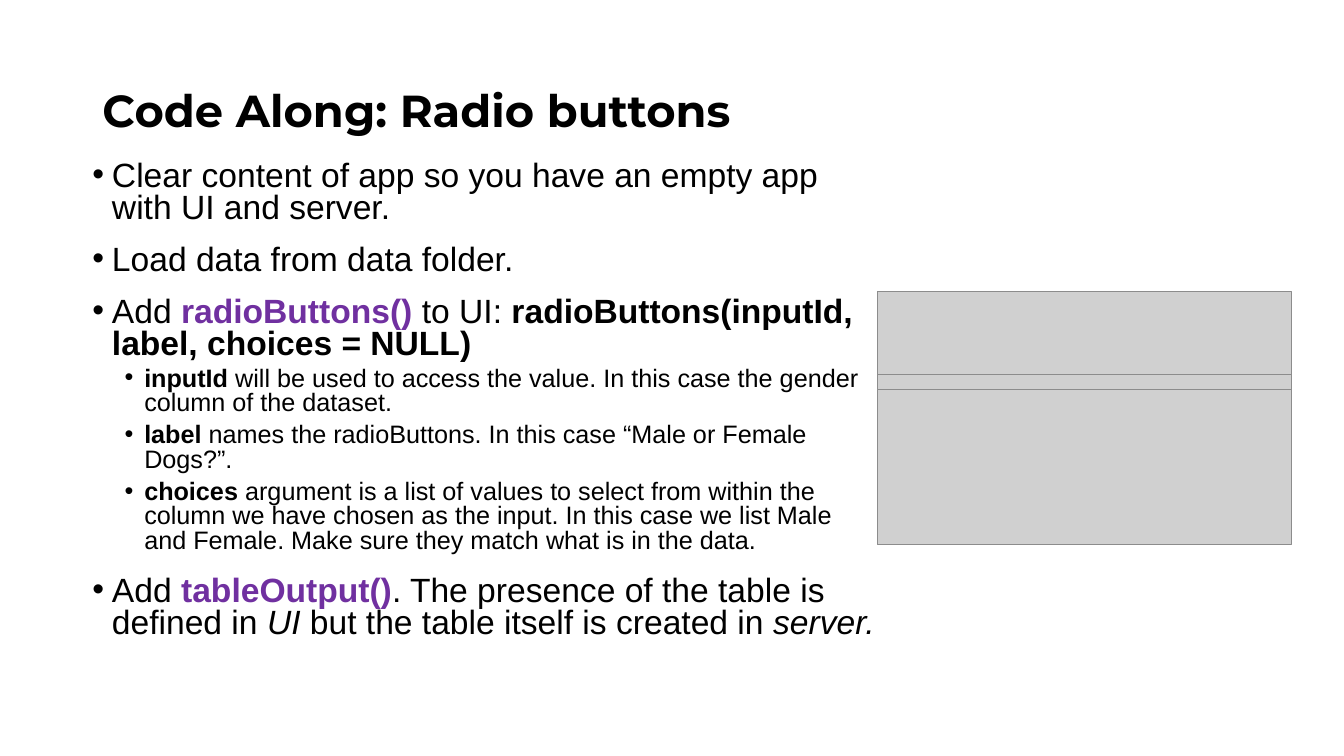
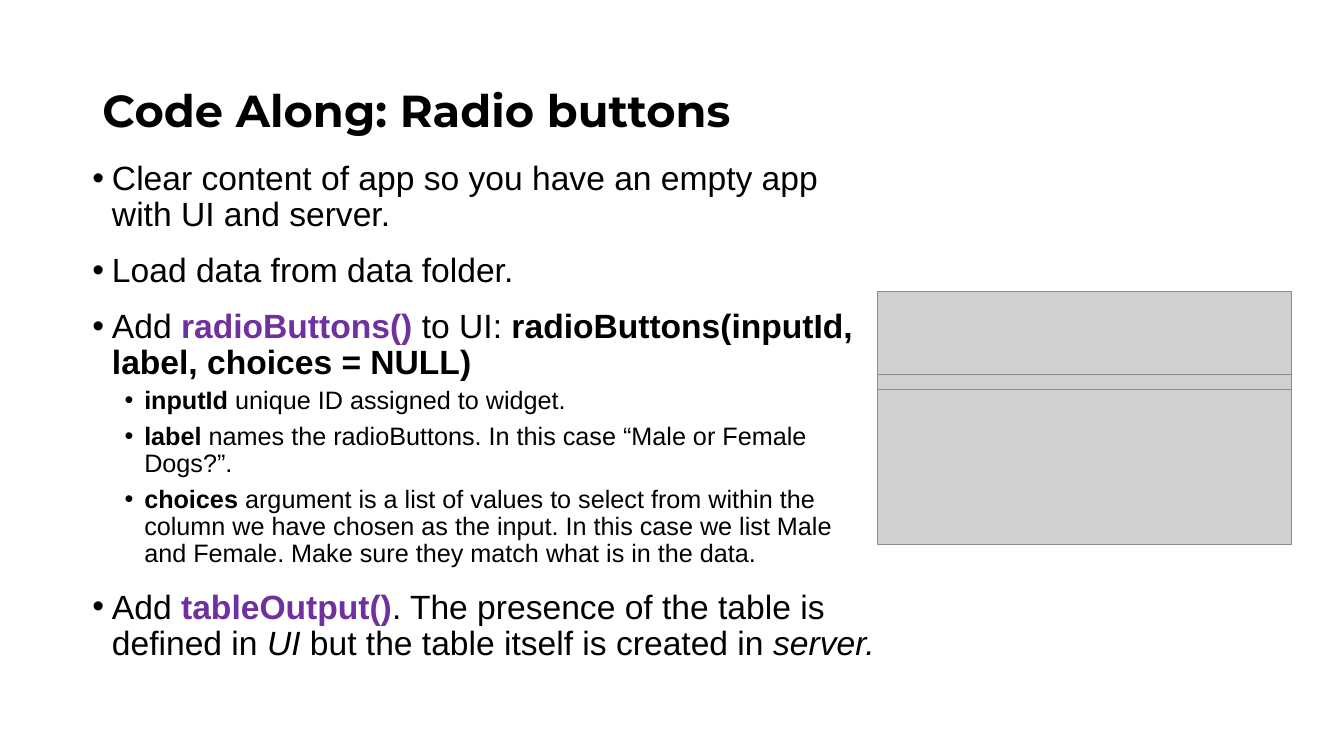
Before and after one commit to Public-Health-Scotland/learn-shiny, a slide deck: slide 17 of Day 1/slides/Shiny_Day_1.pptx. Drawn at 1344x756 pixels with LibreOffice and Linux fonts; fonts in the diff are those of the drawing; grey boxes stand for pictures; background and template pictures are left out. Boxes give left, top, right and bottom in pixels: in the first picture for what was removed or moved away, otherwise in the second. Text is boxed around its words. In the diff, an @@ line names an element or a change of style, - is before the commit and + after.

Commit message:
Small change to inputid definition

```diff
--- a/Day 1/slides/Shiny_Day_1.pptx
+++ b/Day 1/slides/Shiny_Day_1.pptx
@@ text at <box>112,165,874,656</box>: line spacing 0.8 to 0.9 @@
@@ text at <box>144,390,566,415</box>: text changed @@
-  • inputId will be used to access the value. In this case the gender column of the dataset.
+  • inputId unique ID assigned to widget.
```
Also in this commit, not shown: 2 other slides changed, 1 other file.
